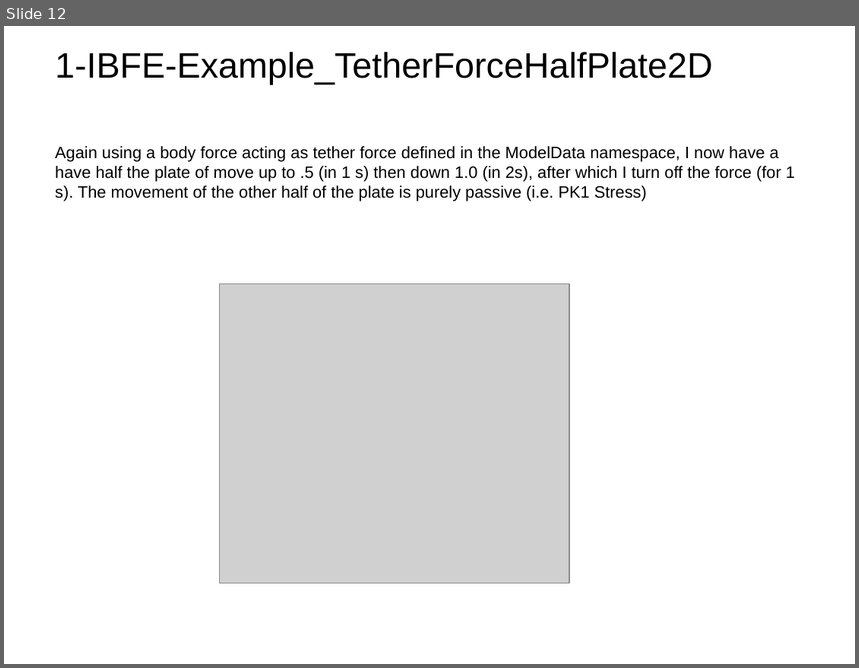
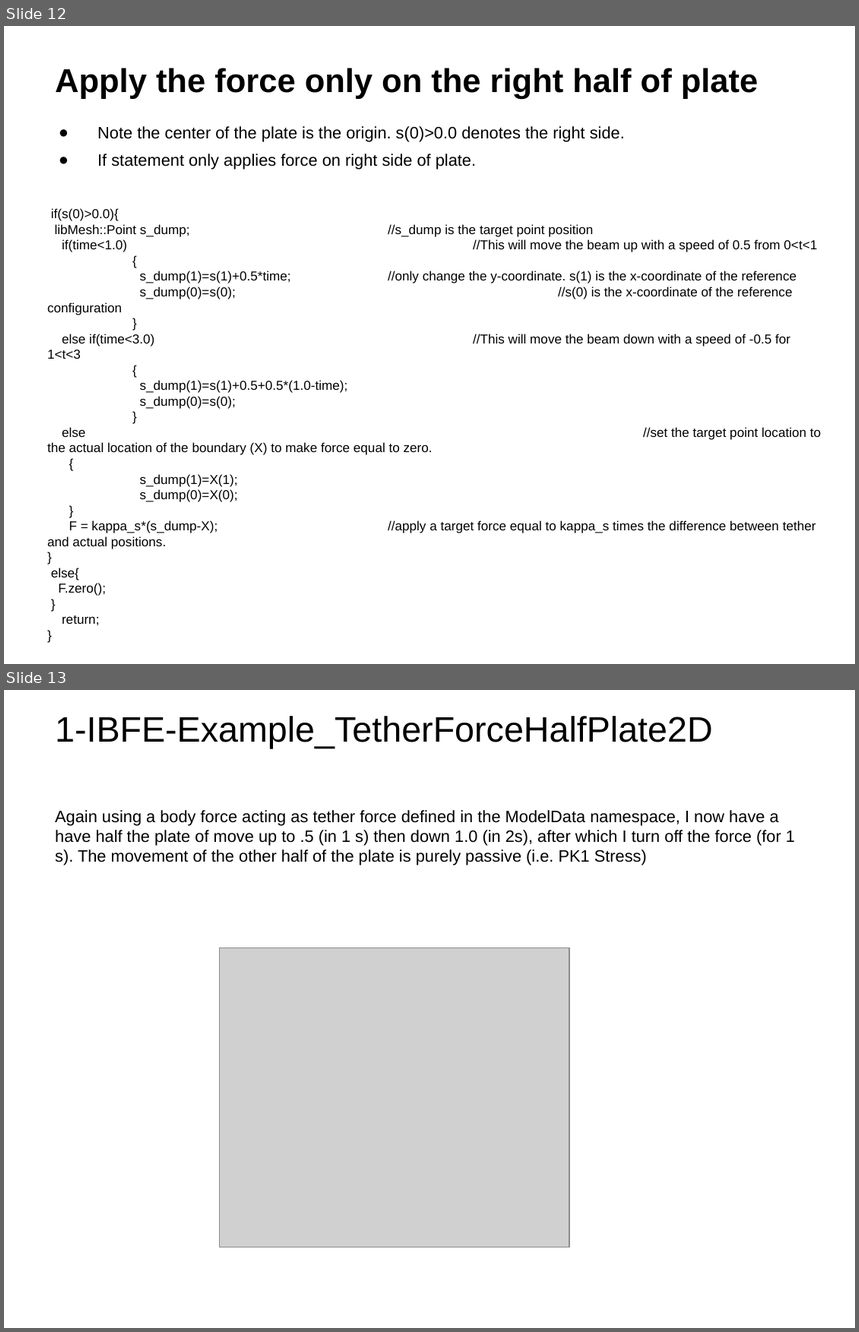
Before and after one commit to fairyflies9/IBAMR-Tutorials, a slide deck: IBFE Lectures/1-IBFE Getting Starting and Visualizing a Mesh.pptx. Shown one above the other, each under a label of ours: slide 12 before the commit, slides 12 and 13 after it. The pictures are 859x668 and 859x1332 pixels, drawn with LibreOffice and Linux fonts; fonts in the diff are those of the drawing; grey boxes stand for pictures. Boxes give left, top, right and bottom in pixels: in the first picture for what was removed or moved away, otherwise in the second. Text is boxed around its words. In the diff, an @@ line names an element or a change of style, - is before the commit and + after.

```diff
--- a/IBFE Lectures/1-IBFE Getting Starting and Visualizing a Mesh.pptx
+++ b/IBFE Lectures/1-IBFE Getting Starting and Visualizing a Mesh.pptx
@@ slide 12 added at <box>4,26,855,664</box>, background #FFFFFF @@
@@ title added at <box>55,68,759,99</box>, 28 pt, text #000000, bold @@
+Apply the force only on the right half of plate
@@ text added at <box>97,126,625,170</box>, 14 pt, text #000000 @@
+● Note the center of the plate is the origin. s(0)>0.0 denotes the right side.
+● If statement only applies force on right side of plate.
@@ text added at <box>47,208,821,626</box>, 11 pt, text #000000 @@
+if(s(0)>0.0){
+libMesh::Point s_dump; //s_dump is the target point position
+if(time<1.0) //This will move the beam up with a speed of 0.5 from 0<t<1
+{
+s_dump(1)=s(1)+0.5*time; //only change the y-coordinate. s(1) is the x-coordinate of the reference
+s_dump(0)=s(0); //s(0) is the x-coordinate of the reference configuration
+}
+else if(time<3.0) //This will move the beam down with a speed of -0.5 for 1<t<3
+{
+s_dump(1)=s(1)+0.5+0.5*(1.0-time);
+s_dump(0)=s(0);
+}
+else //set the target point location to the actual location of the boundary (X) to make force equal to zero.
+{
+s_dump(1)=X(1);
+s_dump(0)=X(0);
+}
+F = kappa_s*(s_dump-X); //apply a target force equal to kappa_s times the difference between tether and actual positions.
+}
+else{
+F.zero();
+}
+return;
+}
@@ what was slide 12 is now slide 13 @@
```
Also in this commit, not shown: 1 slide changed, 52 other files.
